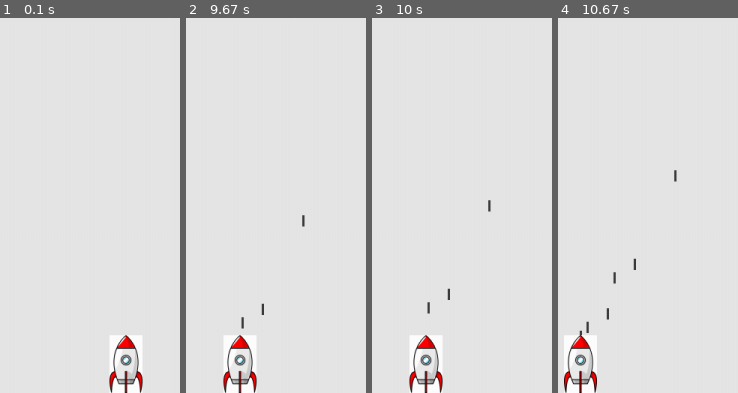
Above: before the commit, frames 1-4 (left to right).
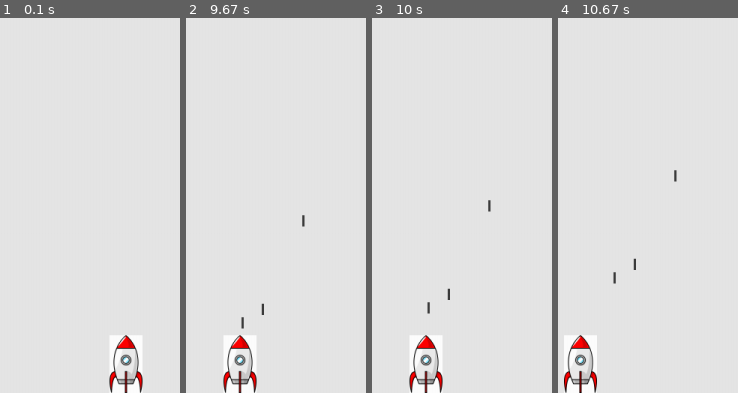
Above: after the commit, the same moments.

Repository: JustRomanVolkov/PyGameAlienInvasion
Game: pygame game, started from alien_invasion.py
Two runs of this game, one before a commit and one after it. Both use one fixed random seed, a clock stepped at 60 frames per second and the inputs below.
Inputs:
- Up to frame 1 (0.1 s): no input
- Up to frame 2 (9.67 s): tap Space at 0.33, 7, 8.97, 9.27 s; hold Right 0.67-1.13 s; hold Left 1.67-2.2 s; hold Left 2.23-2.63 s; hold Right 2.67-3.3 s; hold Left 3.33-3.8 s; hold Right 3.83-4.3 s; hold Right 4.33-4.8 s; hold Left 4.83-5.37 s; hold Left 5.4-5.8 s; hold Right 5.83-6.47 s; hold Left 6.5-6.97 s; hold Left 8.33-8.87 s; hold Left 8.9-9.3 s
- Up to frame 3 (10 s): no input
- Up to frame 4 (10.67 s): hold Left 10-10.47 s; tap Space at 10.07, 10.37, 10.57 s; hold Right from 10.5 s (still down)

Frames 1-3 are identical in both runs. In frame 4, 0.1% of the frame differs, in the area x 11-29%, y 77-85%.

Commit message:
TIK-003_ограничение количества пуль и вынос выстрела в отдельную функцию

Diff:
--- a/game_functions.py
+++ b/game_functions.py
@@ -14,8 +14,7 @@
         ship.moving_left = True
     elif event.key == pygame.K_SPACE:
         # создание пули и включение ее в группу
-        new_bullet = Bullet(ai_settings, screen, ship)
-        bullets.add(new_bullet)
+        fire_bullet(ai_settings, screen, ship, bullets)
 
 
 def check_keyup_events(event, ship):
@@ -61,3 +60,13 @@
     for bullet in bullets.copy():
         if bullet.rect.bottom <= 0:
             bullets.remove(bullet)
+
+
+def fire_bullet(ai_settings, screen, ship, bullets):
+    """
+    выпускает пулю, если максимум еще не достигнут
+    """
+    # создание пули и включениее ее в группу
+    if len(bullets) < ai_settings.bullet_allowed:
+        new_bullet = Bullet(ai_settings, screen, ship)
+        bullets.add(new_bullet)
--- a/settings.py
+++ b/settings.py
@@ -14,3 +14,4 @@
         self.bullet_width = 3
         self.bullet_height = 15
         self.bullet_color = 60, 60, 60
+        self.bullet_allowed = 3
